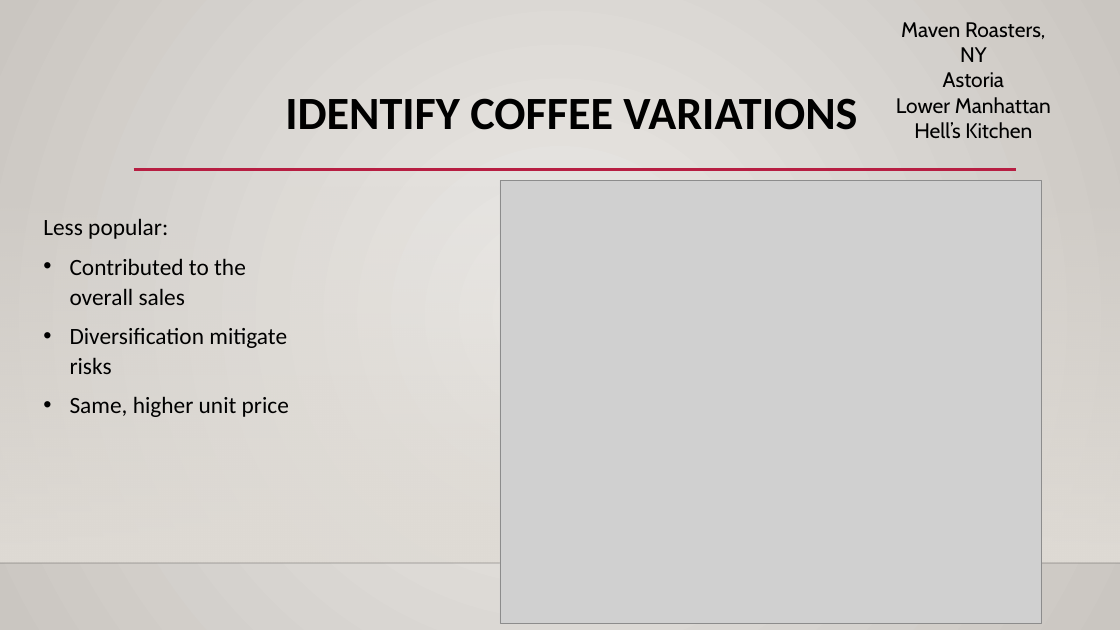
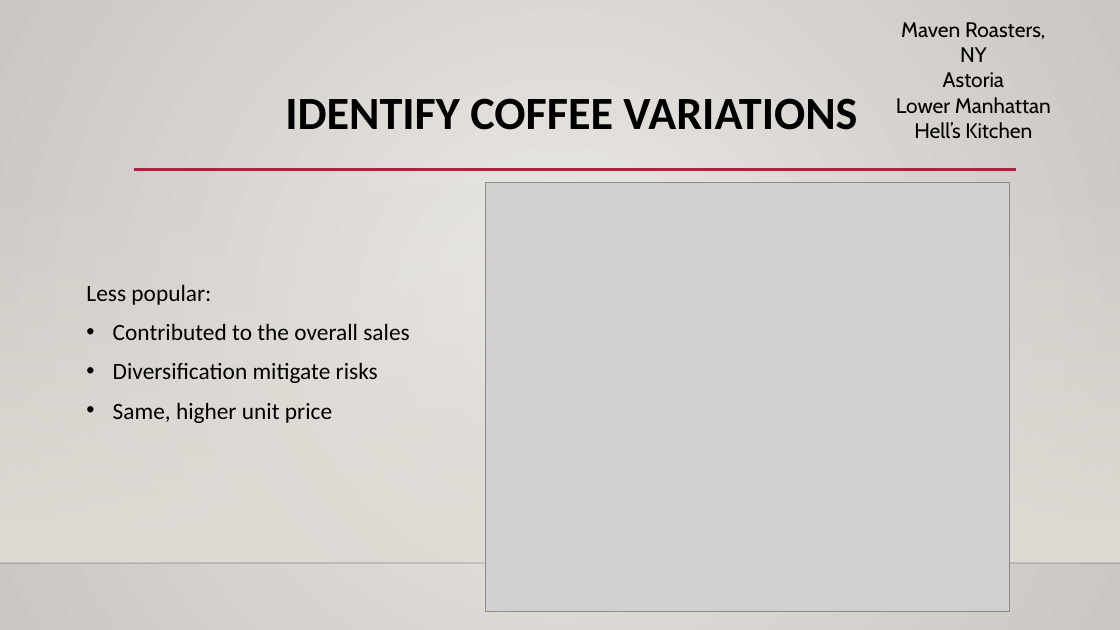
Before and after one commit to cedetraz96/Coffee_Crew, a slide deck: slide 4 of Maven Roasters Project1.pptx. Drawn at 1120x630 pixels with LibreOffice and Linux fonts; fonts in the diff are those of the drawing; grey boxes stand for pictures; background and template pictures are left out. Boxes give left, top, right and bottom in pixels: in the first picture for what was removed or moved away, otherwise in the second. Text is boxed around its words. In the diff, an @@ line names an element or a change of style, - is before the commit and + after.

```diff
--- a/Maven Roasters Project1.pptx
+++ b/Maven Roasters Project1.pptx
@@ picture: place and size @@
-picture at [500,181,1041,623]
+picture at [486,182,1010,612]
@@ text "Less popular:" rewrapped from [43,218,289,417] to [86,284,409,423] @@
```
Also in this commit, not shown: 8 other slides changed.
